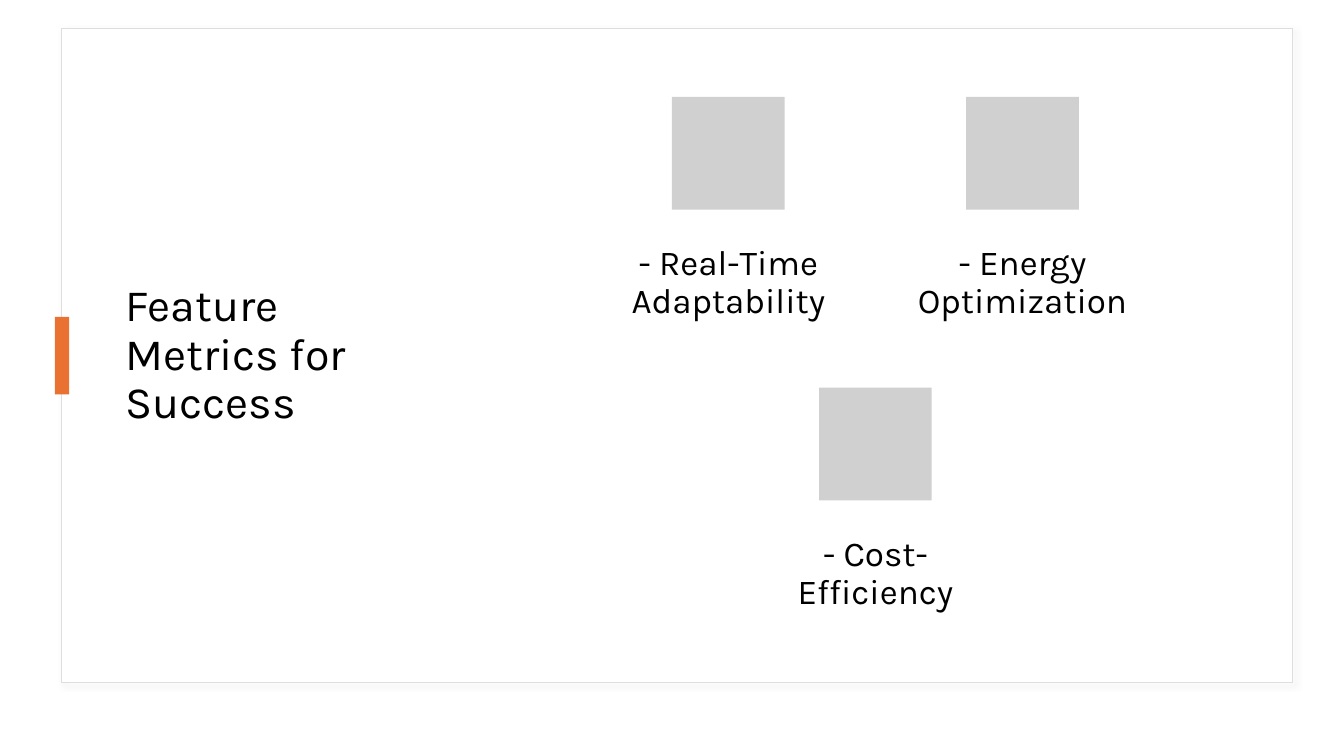
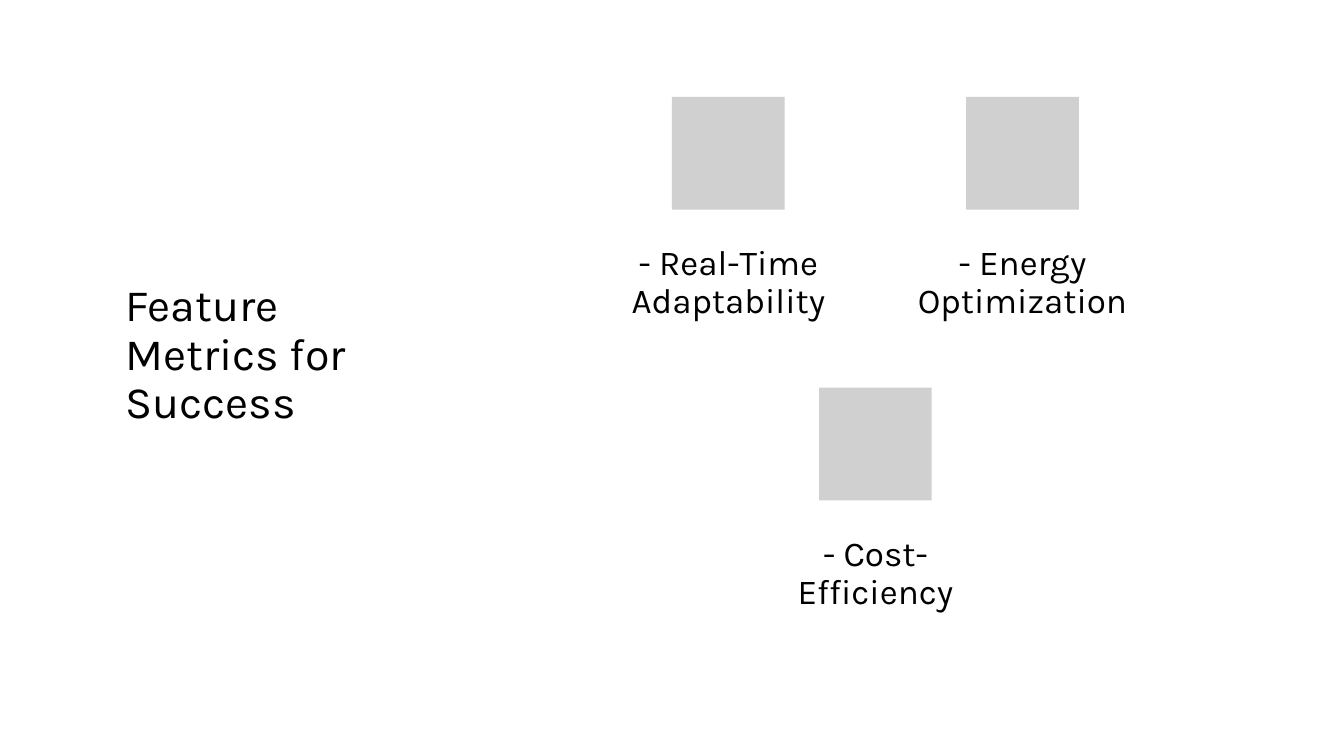
Before and after one commit to monikatyagiisc/grid-optimization-with-weather, a slide deck: slide 12 of DataEnggFinalProjectPPT.pptx. Drawn at 1344x756 pixels with LibreOffice and Linux fonts; fonts in the diff are those of the drawing; grey boxes stand for pictures. Boxes give left, top, right and bottom in pixels: in the first picture for what was removed or moved away, otherwise in the second. Text is boxed around its words. In the diff, an @@ line names an element or a change of style, - is before the commit and + after.

```diff
--- a/DataEnggFinalProjectPPT.pptx
+++ b/DataEnggFinalProjectPPT.pptx
@@ rectangle removed at [62, 28, 1293, 683] @@
@@ rectangle removed at [55, 317, 70, 394] @@
```
Also in this commit, not shown: 13 other slides changed, 1 slide added.
